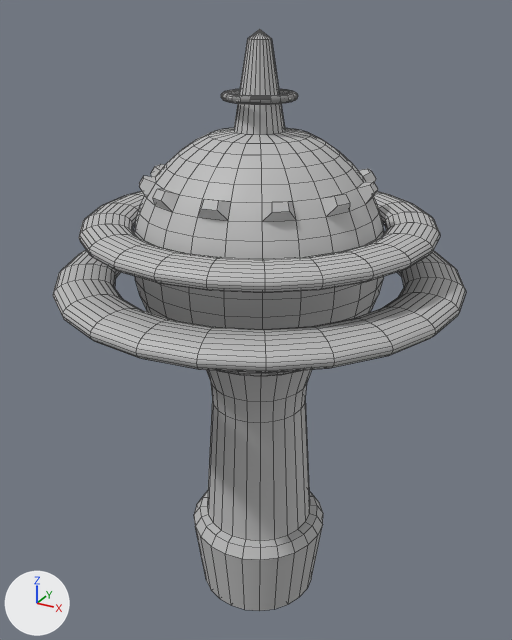
Renders of the FBX model Assets/RainbowJam2021/FBX/prop_building_orb.fbx from each side of a commit.
The view is the same before and after, from a 50 mm camera at (-0.399, -0.1627, 0.1725) aimed at (-0.4895, 0.002, 0.0902). The axes (+X, +Y, +Z) are drawn at lower left. The lights are the same throughout. Mesh edges are drawn as thin lines. Where no turn or scale is listed for an object, it has been applied to the vertices.

Names of what the first picture shows: 'orb_building1'.
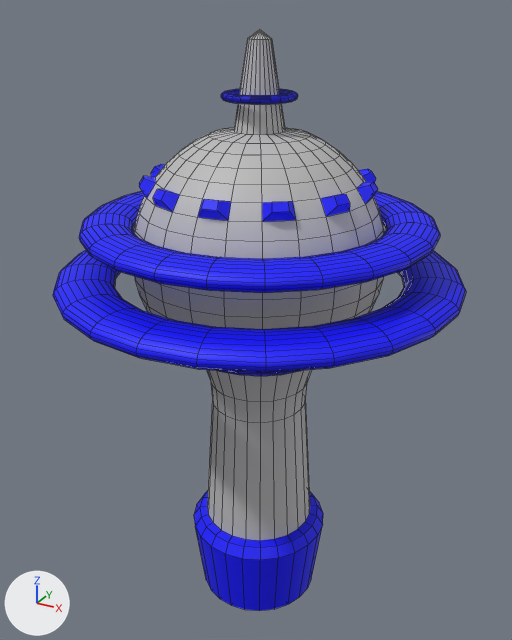
Commit message: added last two props, added multiple material slots on existing props

Changed parts and their boxes [x1, y1, x2, y2] in the pictures (512 x 640 px):
part 1 of me_mesh, recoloured (grey to blue): [53, 164, 466, 376] in both
part 2 of me_mesh, recoloured (grey to blue): [221, 89, 298, 104] in both
part 3 of me_mesh, recoloured (grey to blue): [194, 491, 323, 611] in both

What the commit changed:
Material 'phong2' (mat_phong2) is new.
Its base color is (0.0, 0.0, 1.0) (blue #0000ff).
Its roughness is 0.553.
me_mesh has 2930 vertices, 2952 faces and spans x -0.055..0.055, y -0.055..0.055, z 0.0..0.168.
me_mesh is used by ob_orb_building1; location (-0.4875, 0.0, 0.0).
me_mesh part 1: 1788 of the faces centred in x -0.054..0.054, y -0.054..0.054, z 0.084..0.133 switch from mat_phong1 (grey #bcbcbc) to mat_phong2 (blue #0000ff).
me_mesh part 2: 576 of the faces centred in x -0.009..0.009, y -0.009..0.009, z 0.152..0.153 switch from mat_phong1 (grey #bcbcbc) to mat_phong2 (blue #0000ff).
me_mesh part 3: 72 of the faces centred in x -0.02..0.02, y -0.02..0.02, z 0.011..0.026 switch from mat_phong1 (grey #bcbcbc) to mat_phong2 (blue #0000ff).
